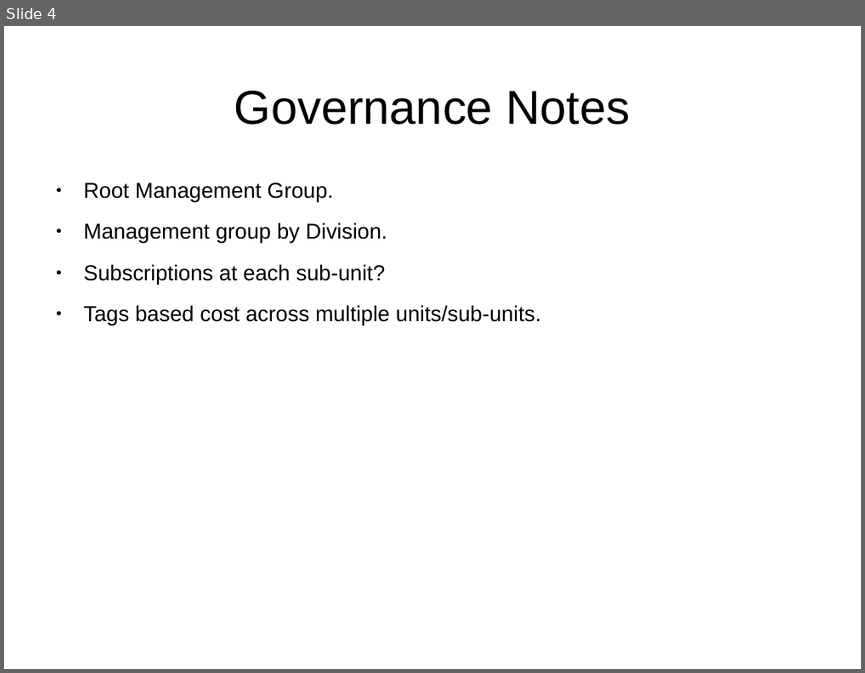
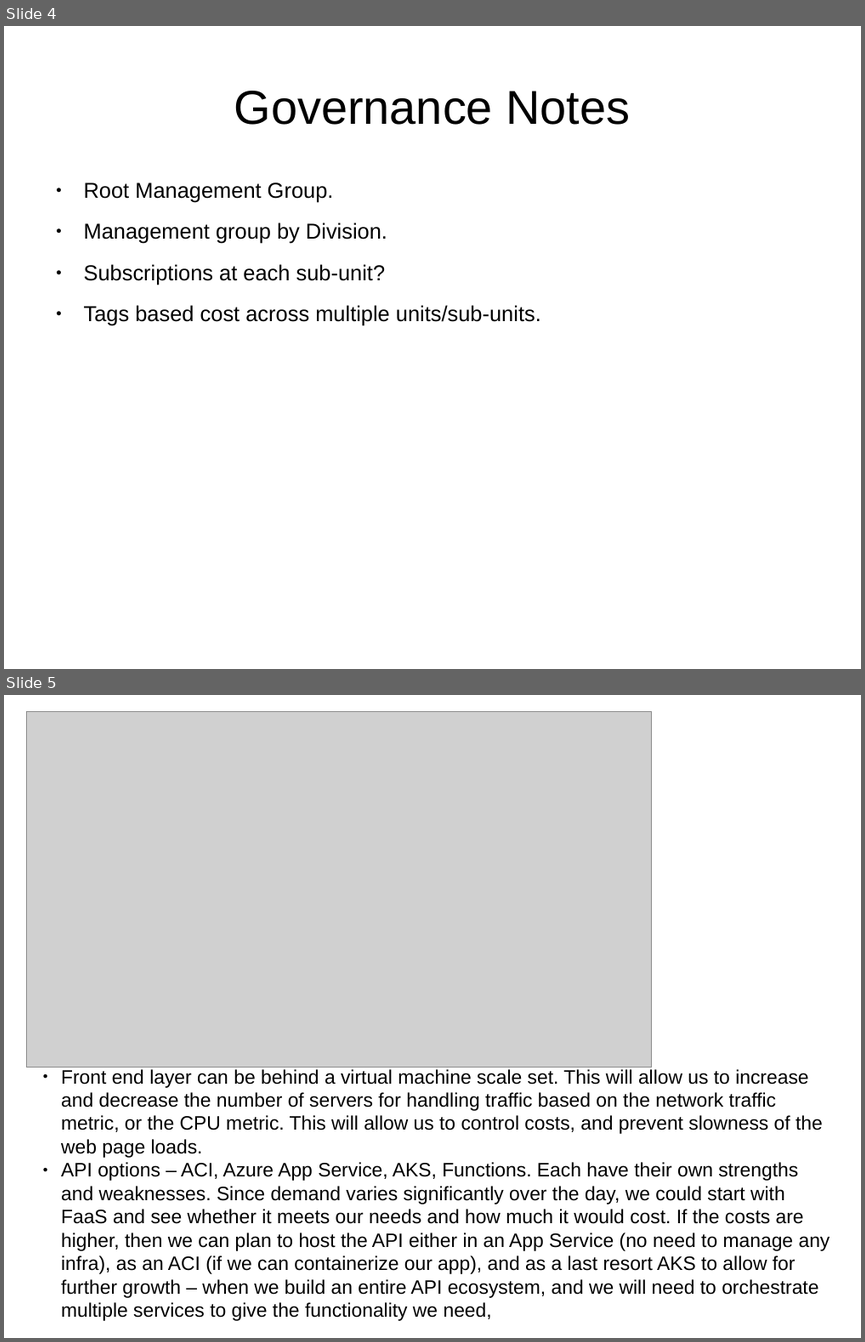
Before and after one commit to SowmyaVenky/Azure-DP-203, a slide deck: AZ-305/AZ-305-Notes.odp. Shown one above the other, each under a label of ours: slide 4 before the commit, slides 4 and 5 after it. The pictures are 865x673 and 865x1342 pixels, drawn with LibreOffice and Linux fonts; fonts in the diff are those of the drawing; grey boxes stand for pictures. Boxes give left, top, right and bottom in pixels: in the first picture for what was removed or moved away, otherwise in the second. Text is boxed around its words. In the diff, an @@ line names an element or a change of style, - is before the commit and + after.

```diff
--- a/AZ-305/AZ-305-Notes.odp
+++ b/AZ-305/AZ-305-Notes.odp
@@ slide 5 added at [4, 695, 861, 1338], background #FFFFFF @@
@@ picture added at [27, 712, 652, 1067] @@
@@ text added at [61, 1069, 830, 1321], 18 pt, text #000000 @@
+● Front end layer can be behind a virtual machine scale set. This will allow us to increase and decrease the number of servers for handling traffic based on the network traffic metric, or the CPU metric. This will allow us to control costs, and prevent slowness of the web page loads.
+● API options – ACI, Azure App Service, AKS, Functions. Each have their own strengths and weaknesses. Since demand varies significantly over the day, we could start with FaaS and see whether it meets our needs and how much it would cost. If the costs are higher, then we can plan to host the API either in an App Service (no need to manage any infra), as an ACI (if we can containerize our app), and as a last resort AKS to allow for further growth – when we build an entire API ecosystem, and we will need to orchestrate multiple services to give the functionality we need,
```
Also in this commit, not shown: 2 other slides added, 9 other files.
